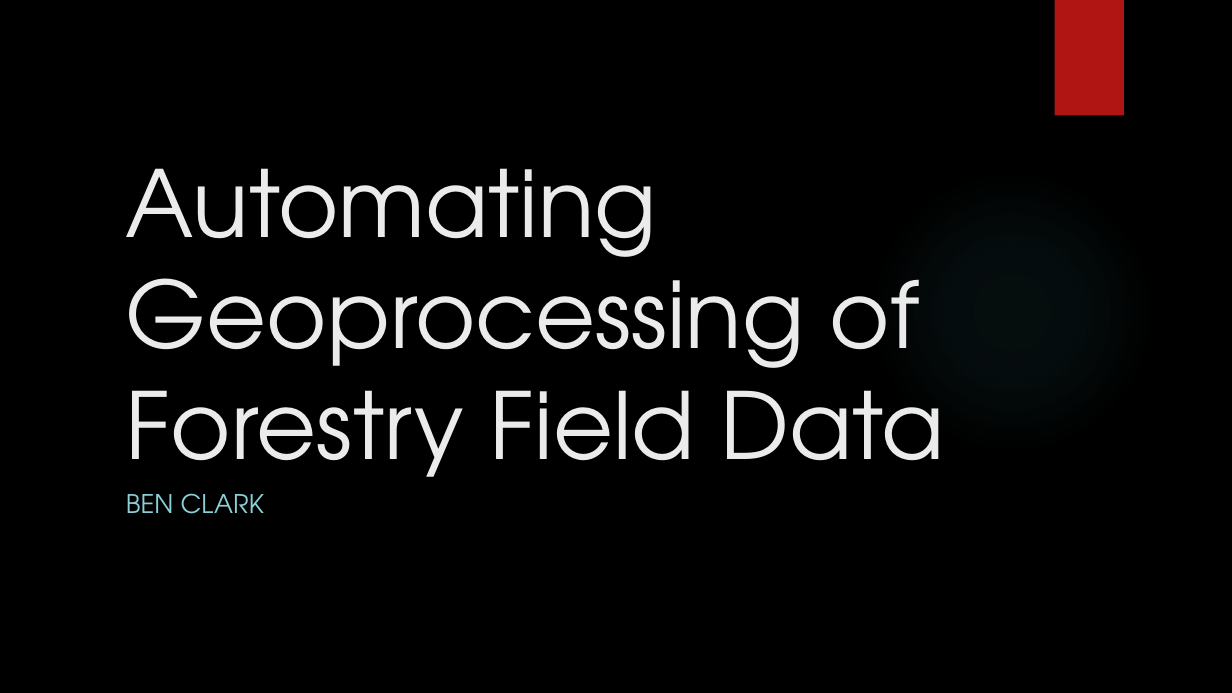
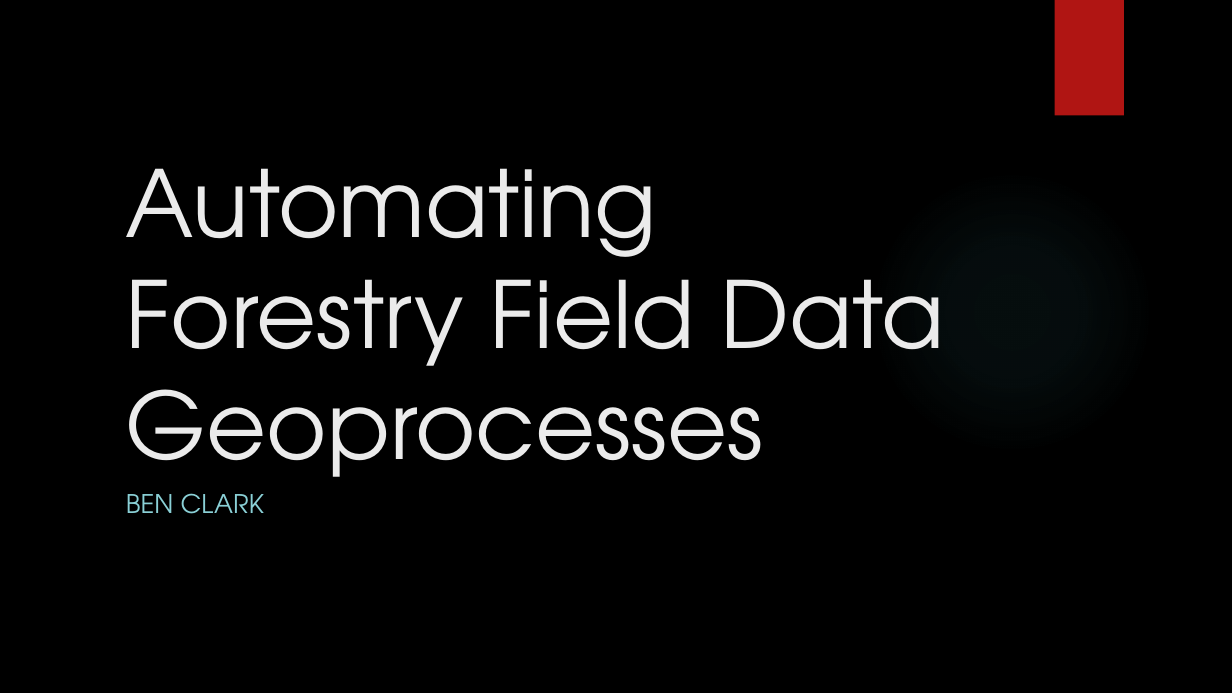
Before and after one commit to clarkbennett/Python_Final, a slide deck: slide 1 of Presentation.pptx. Drawn at 1232x693 pixels with LibreOffice and Linux fonts; fonts in the diff are those of the drawing; background and template pictures are left out. Boxes give left, top, right and bottom in pixels: in the first picture for what was removed or moved away, otherwise in the second. Text is boxed around its words. In the diff, an @@ line names an element or a change of style, - is before the commit and + after.

```diff
--- a/Presentation.pptx
+++ b/Presentation.pptx
@@ title at [126,168,945,502]: text changed @@
-Automating Geoprocessing of Forestry Field Data
+Automating Forestry Field Data Geoprocesses
```
